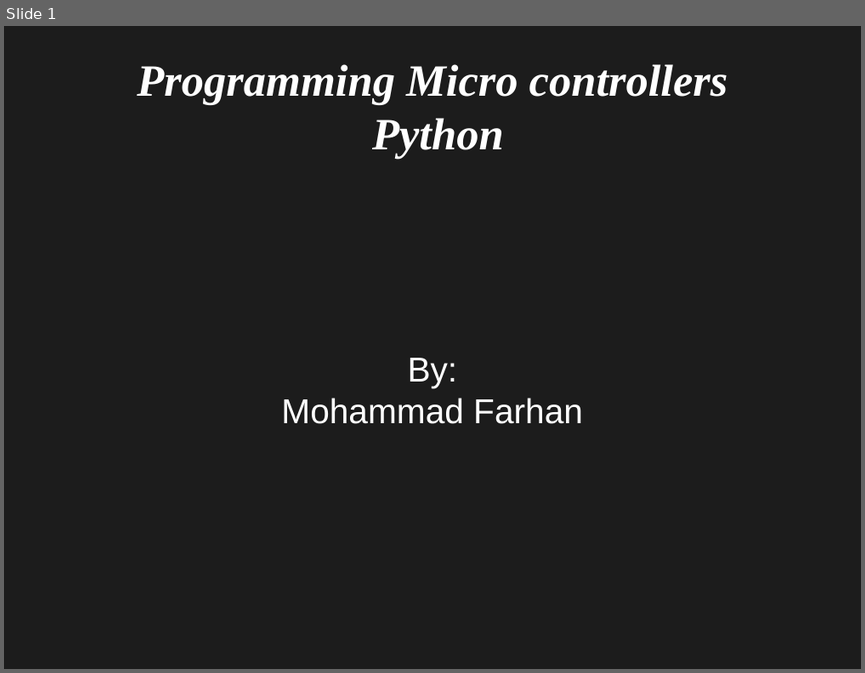
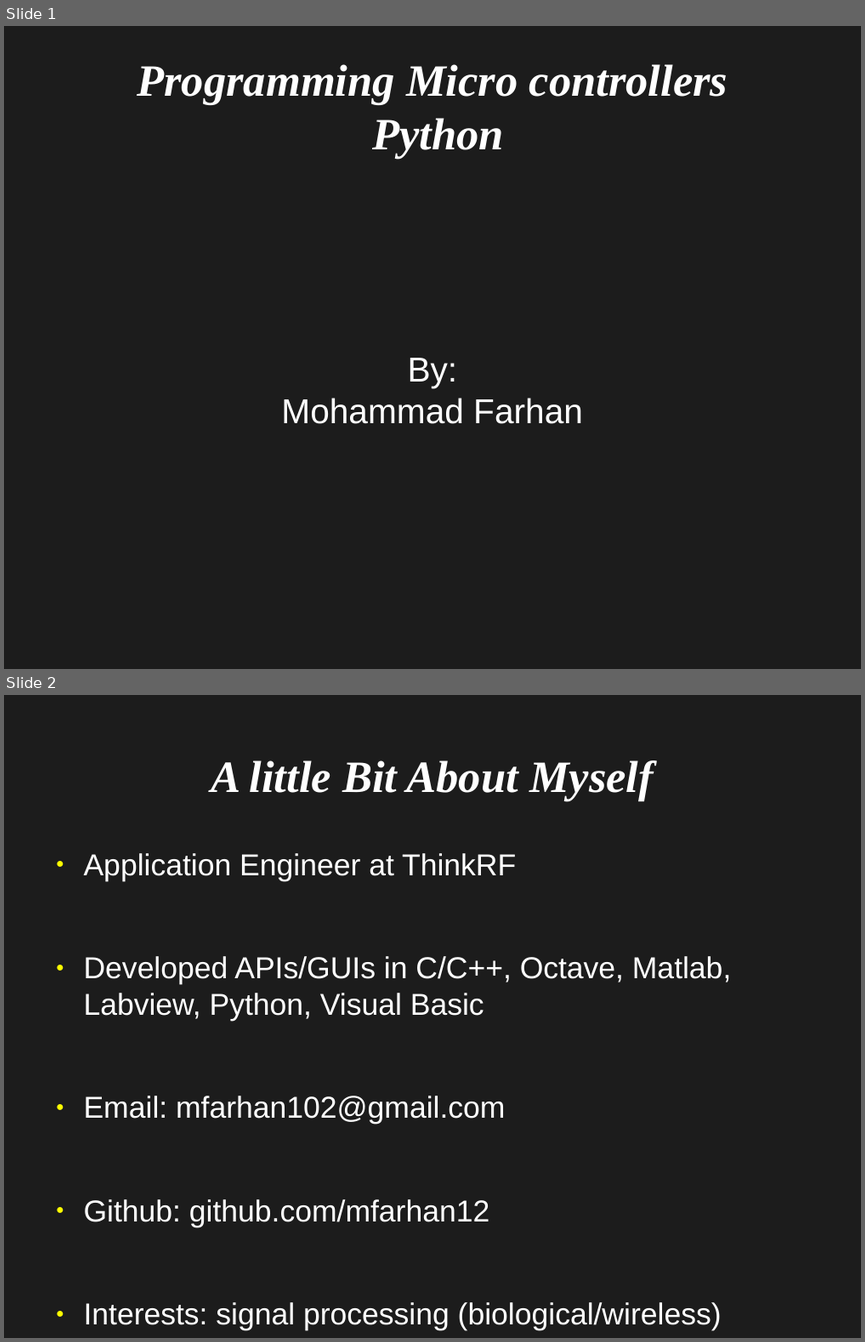
Before and after one commit to mfarhan12/micro-python, a slide deck: Introduction to Micro Python.odp. Shown one above the other, each under a label of ours: slide 1 before the commit, slides 1 and 2 after it. The pictures are 865x673 and 865x1342 pixels, drawn with LibreOffice and Linux fonts; fonts in the diff are those of the drawing. Boxes give left, top, right and bottom in pixels: in the first picture for what was removed or moved away, otherwise in the second. Text is boxed around its words. In the diff, an @@ line names an element or a change of style, - is before the commit and + after.

```diff
--- a/Introduction to Micro Python.odp
+++ b/Introduction to Micro Python.odp
@@ slide 2 added at (4,695,861,1338), background #1C1C1C @@
@@ title added at (211,760,653,800), 41.4 pt, text #FFFFFF, bold, italic @@
+A little Bit About Myself
@@ text added at (84,853,731,1331), 28 pt, text #FFFFFF @@
+● Application Engineer at ThinkRF
+● Developed APIs/GUIs in C/C++, Octave, Matlab, Labview, Python, Visual Basic
+● Email: mfarhan102@gmail.com
+● Github: github.com/mfarhan12
+● Interests: signal processing (biological/wireless)
```
Also in this commit, not shown: 1 other slide added.
